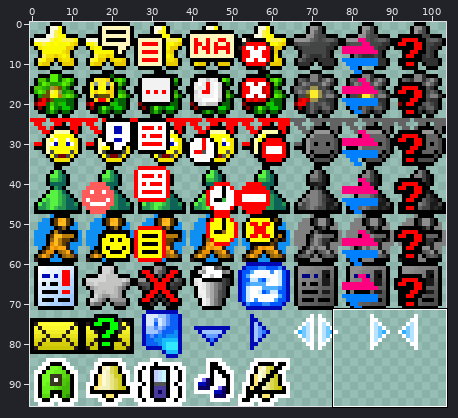
A sprite sheet gets an edit: resources/_default_/images/skin.png. Above, an overview of the earlier version with the close-up marked.
Close-up. First the earlier version:
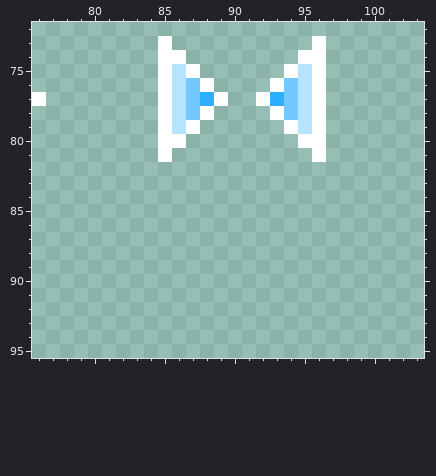
The file is 104x96 pixels. Colours within 5 levels of each other are drawn and written as one. Shown: x 76..103, y 72..95. The commit also changed other parts of the picture, which this record leaves out.
New version:
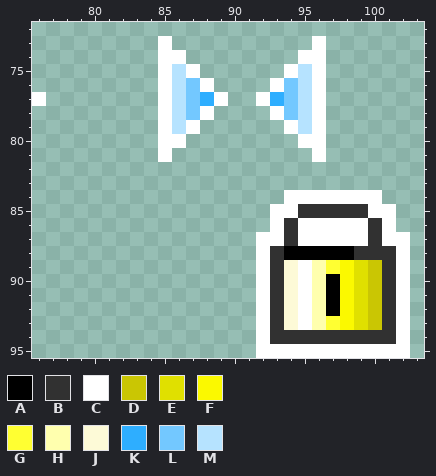
Palette (. is transparent): A #000000  B #313131  C #ffffff  D #cac603  E #e0e000  F #fbf900  G #ffff32  H #ffffae  J #fdfad7  K #2eaeff  L #73c8ff  M #b6e3ff
Changes in this commit:
Colour A is added in row 88 at x 94 to 98; in rows 90 to 92 at x 97.
Colour B is added in row 85 at x 95 to 99; in rows 86 to 87 at x 94 and 100; in row 88 at x 93 and 99 to 101; in rows 89 to 93 at x 93 and 101; in row 94 at x 93 to 101.
Colour C is added in row 84 at x 94 to 100; in row 85 at x 93 to 94 and 100 to 101; in row 86 at x 93, 95 to 99 and 101; in row 87 at x 92 to 93, 95 to 99 and 101 to 102; in row 88 at x 92 and 102; in rows 89 to 93 at x 92, 95 and 102.
Colour C is added in row 94 at x 92 and 102; in row 95 at x 92 to 102.
Colour D is added in rows 89 to 93 at x 100.
Colour E is added in rows 89 to 93 at x 99.
Colour F is added in rows 89 to 93 at x 98.
Colour G is added in row 89 at x 97; in row 93 at x 97.
Colour H is added in rows 89 to 93 at x 96.
Colour J is added in rows 89 to 93 at x 94.
